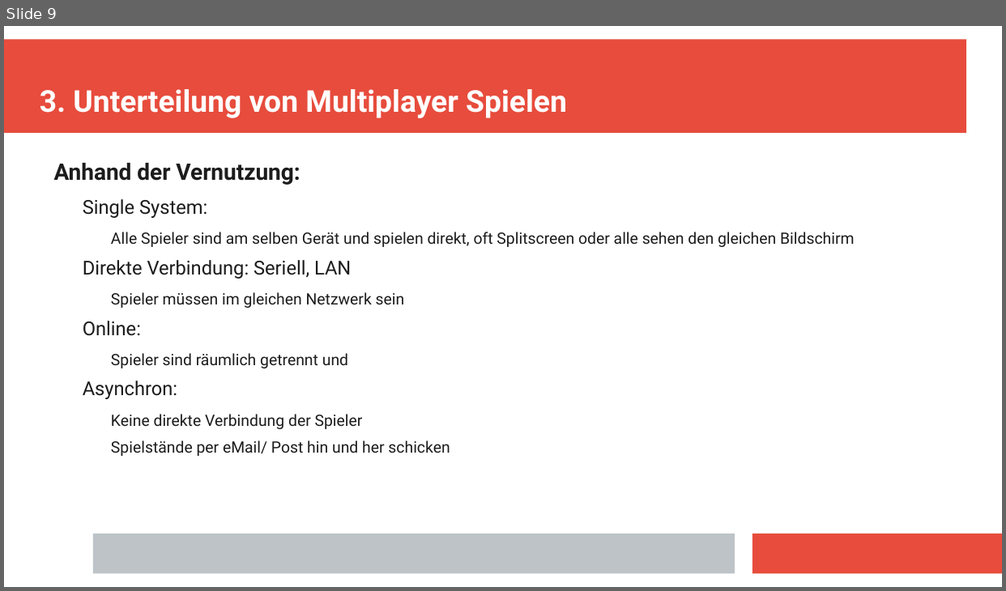
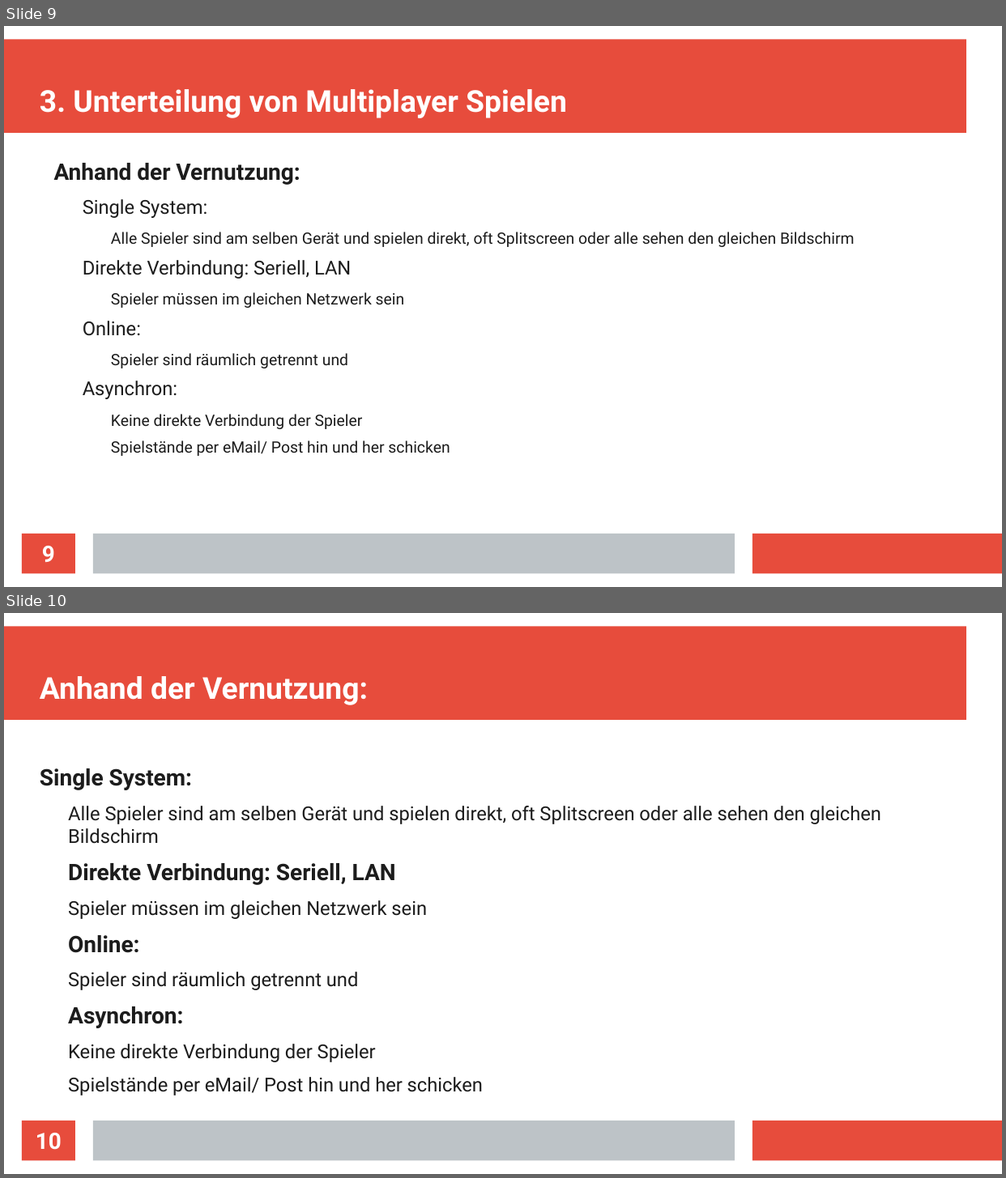
Before and after one commit to Aureumignis/UniStuff, a slide deck: WISE2020/HTiESD/HTiEDS_Praesentation.odp. Shown one above the other, each under a label of ours: slide 9 before the commit, slides 9 and 10 after it. The pictures are 1006x591 and 1006x1178 pixels, drawn with LibreOffice and Linux fonts; fonts in the diff are those of the drawing. Boxes give left, top, right and bottom in pixels: in the first picture for what was removed or moved away, otherwise in the second. Text is boxed around its words. In the diff, an @@ line names an element or a change of style, - is before the commit and + after.

```diff
--- a/WISE2020/HTiESD/HTiEDS_Praesentation.odp
+++ b/WISE2020/HTiESD/HTiEDS_Praesentation.odp
@@ slide 10 added at [4,613,1002,1174], background #FFFFFF; not listed: 3 template elements that a slide beside it also shows @@
@@ title added at [40,676,368,705], 24 pt, text #FFFFFF, bold @@
+Anhand der Vernutzung:
@@ text added at [40,769,881,1096], 15.3 pt, text #1C1C1C @@
+Single System:
+  Alle Spieler sind am selben Gerät und spielen direkt, oft Splitscreen oder alle sehen den gleichen Bildschirm
+Direkte Verbindung: Seriell, LAN
+  Spieler müssen im gleichen Netzwerk sein
+Online:
+  Spieler sind räumlich getrennt und
+Asynchron:
+  Keine direkte Verbindung der Spieler
+  Spielstände per eMail/ Post hin und her schicken
@@ page number added at [22,1121,75,1161], fill #E74C3C, 18 pt, text #FFFFFF, bold @@
+10
@@ slide 9 changed as well @@
@@ page number added at [22,534,75,574], fill #E74C3C, 18 pt, text #FFFFFF, bold @@
+9
```
Also in this commit, not shown: 14 other slides changed, 1 other slide added, 3 slides removed.
